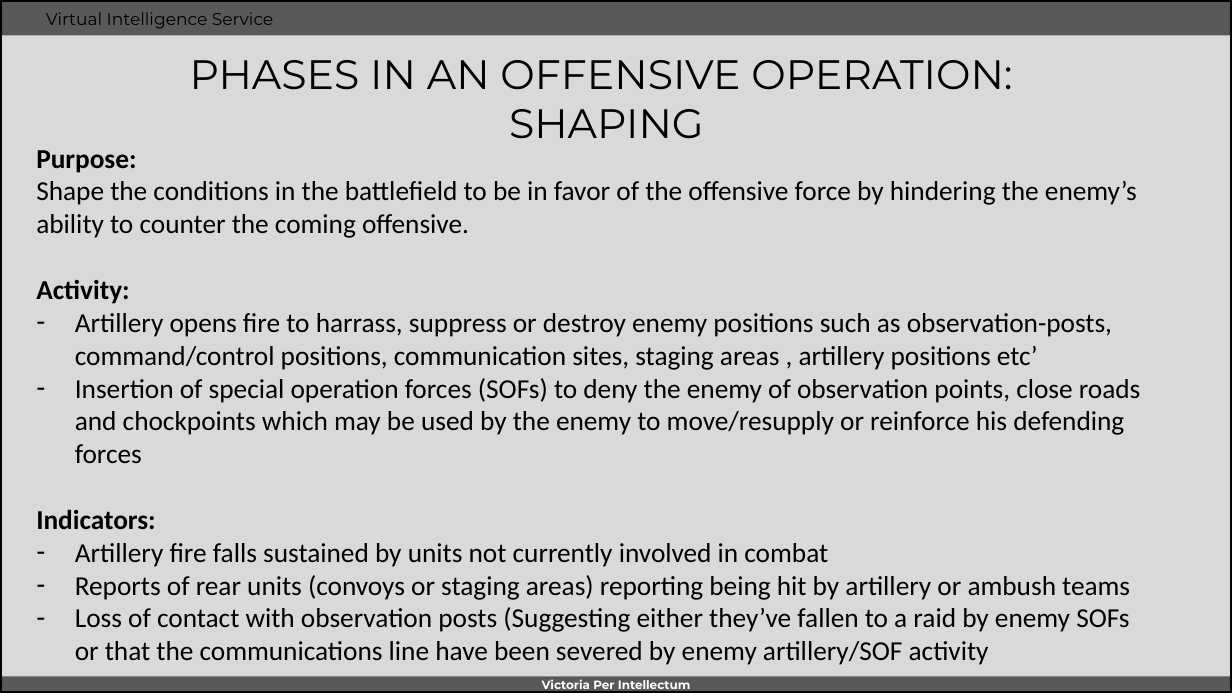
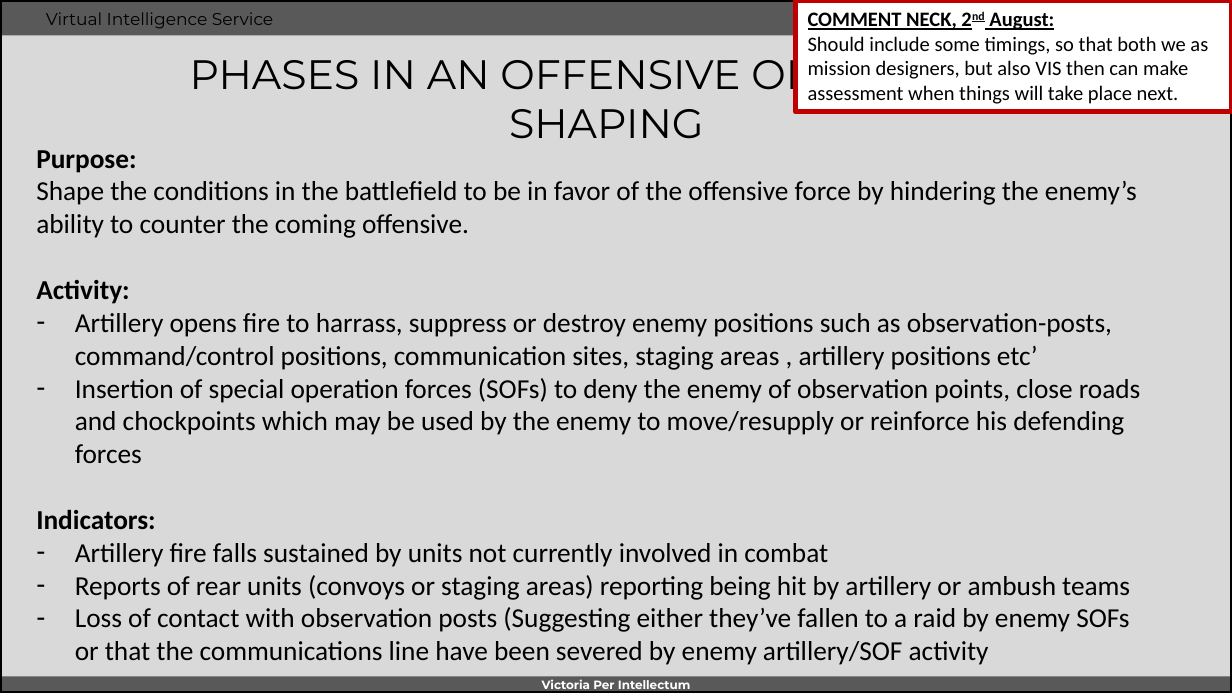
Before and after one commit to 132nd-vWing/VIS, a slide deck: slide 6 of OPAR/INTREP VIS OPAR-001 - Syrian ground combat tactics.pptx. Drawn at 1232x693 pixels with LibreOffice and Linux fonts; fonts in the diff are those of the drawing; background and template pictures are left out. Boxes give left, top, right and bottom in pixels: in the first picture for what was removed or moved away, otherwise in the second. Text is boxed around its words. In the diff, an @@ line names an element or a change of style, - is before the commit and + after.

```diff
--- a/OPAR/INTREP VIS OPAR-001 - Syrian ground combat tactics.pptx
+++ b/OPAR/INTREP VIS OPAR-001 - Syrian ground combat tactics.pptx
@@ rectangle added at bbox=[796, 0, 1232, 112], fill #FFFFFF, outline #C00000 3 pt, 12 pt, text #000000 @@
+COMMENT NECK, 2nd August:
+Should include some timings, so that both we as mission designers, but also VIS then can make assessment when things will take place next.
```
Also in this commit, not shown: 2 other slides changed.
